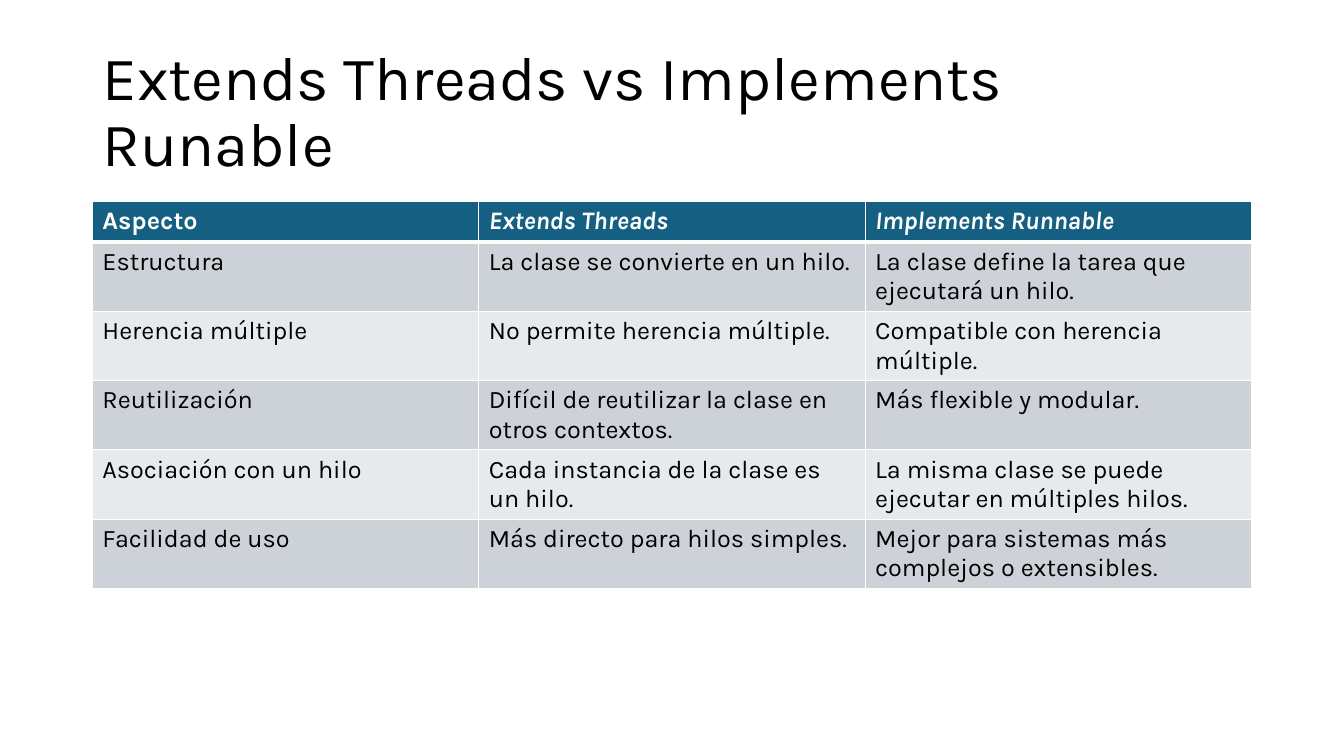
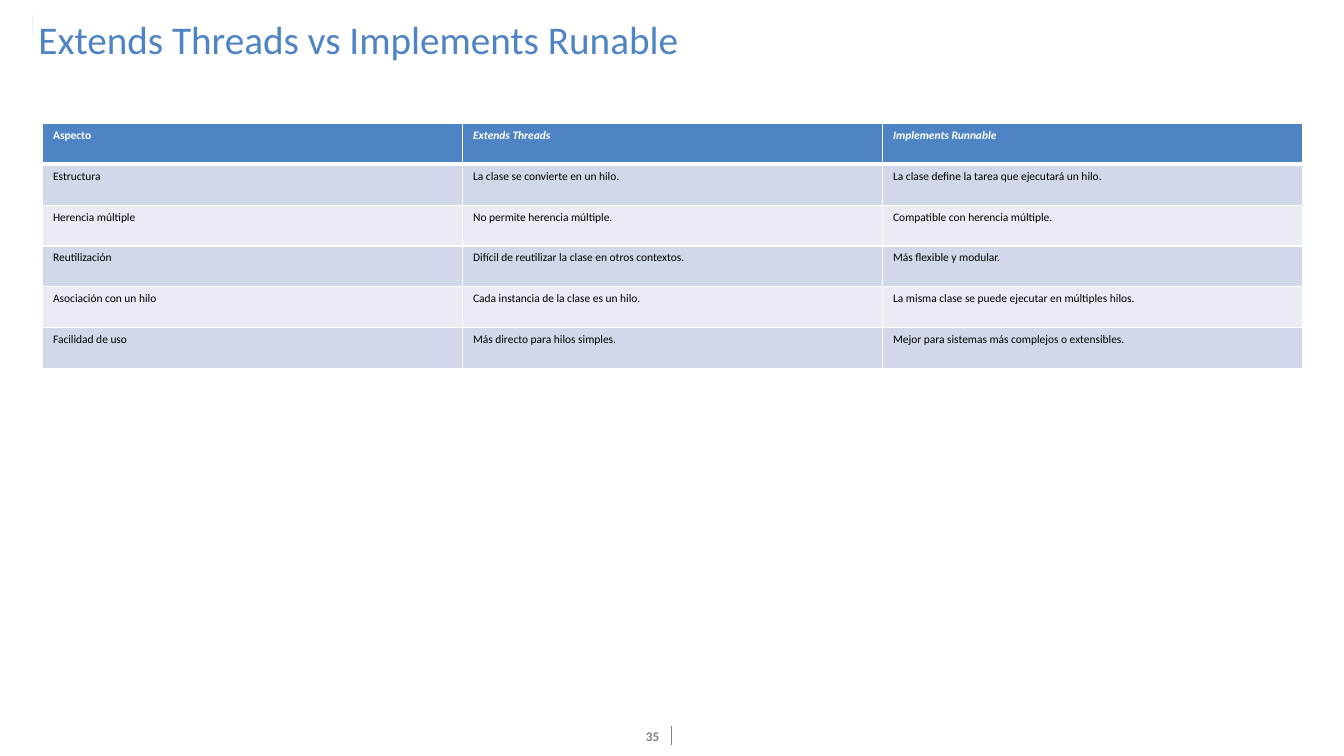
Before and after one commit to PelaezFrancisco/Presentacion_Java, a slide deck: slide 35 of Digital_Essentials-Java.pptx (slide 27 before the commit). Drawn at 1344x756 pixels with LibreOffice and Linux fonts; fonts in the diff are those of the drawing; background and template pictures are left out. Boxes give left, top, right and bottom in pixels: in the first picture for what was removed or moved away, otherwise in the second. Text is boxed around its words. In the diff, an @@ line names an element or a change of style, - is before the commit and + after.

```diff
--- a/Digital_Essentials-Java.pptx
+++ b/Digital_Essentials-Java.pptx
@@ rectangle added at <box>1,9,32,68</box>, fill #FFFFFF @@
@@ rectangle added at <box>10,15,32,36</box>, fill #4E84C4 @@
@@ title "Extends Threads vs Implements Runable": place and size @@
-title "Extends Threads vs Implements Runable" at <box>102,58,1003,167</box>
+title "Extends Threads vs Implements Runable" at <box>38,27,678,61</box>
@@ title "Extends Threads vs Implements Runable" at <box>38,27,678,61</box>: size 44 to 28 pt, font Karla to Calibri, text colour #000000 to #4E84C4; vertical alignment middle to top @@
@@ table at <box>42,123,1304,627</box> @@
@@ fill #156082 to #4E84C4 in row 1 @@
@@ fill #CCD2D8 to #D0D9EA in 9 cells @@
@@ fill #E8EAED to #E9EDF5 in 6 cells @@
@@ size 18 to 8.2 pt, font Karla to Calibri @@
@@ table: place and size @@
-table at <box>93,202,1251,596</box>
+table at <box>42,123,1304,627</box>
@@ page number added at <box>646,732,659,741</box>, 9.3 pt, text #808080, bold @@
+35
@@ line added from (671, 727) to (671, 745), #808285 0.5 pt @@
```
Also in this commit, not shown: 34 other slides changed, 9 slides added.
